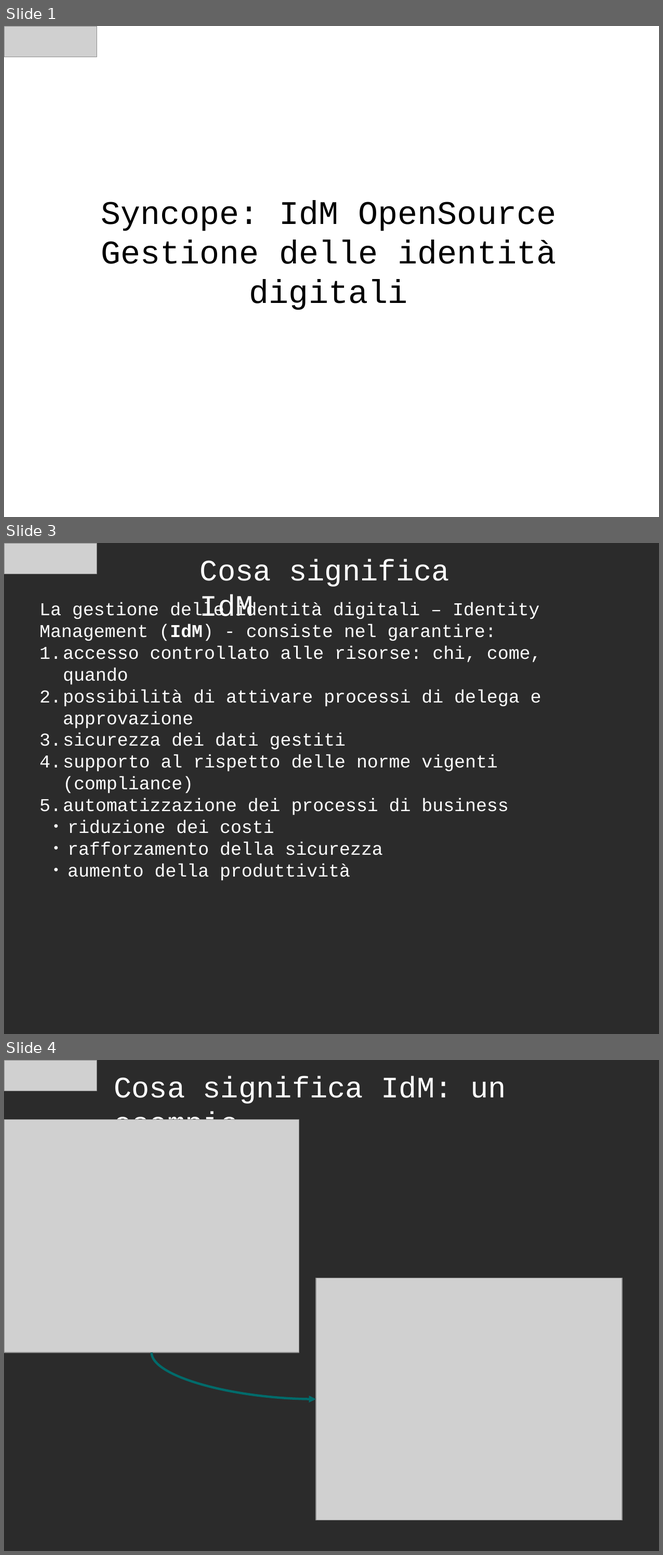
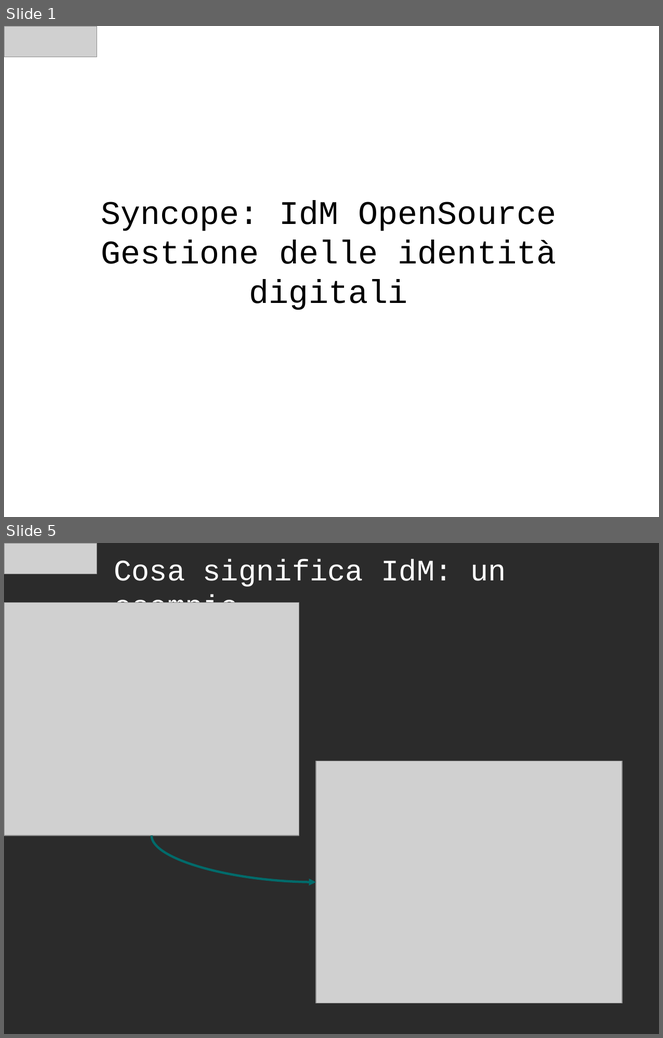
Before and after one commit to ilgrosso/oldSyncopeIdM, a slide deck: docs/Presentation/Syncope OpenSource IdM - it.odp. Shown one above the other, each under a label of ours: slides 1, 3 and 4 before the commit, slides 1 and 5 after it; the slides between them are not shown. The pictures are 663x1555 and 663x1038 pixels, drawn with LibreOffice and Linux fonts; fonts in the diff are those of the drawing; grey boxes stand for pictures; background and template pictures are left out; a plain dark background stands for a picture behind light text. Boxes give left, top, right and bottom in pixels: in the first picture for what was removed or moved away, otherwise in the second. Text is boxed around its words. In the diff, an @@ line names an element or a change of style, - is before the commit and + after.

```diff
--- a/docs/Presentation/Syncope OpenSource IdM - it.odp
+++ b/docs/Presentation/Syncope OpenSource IdM - it.odp
@@ slide 3 removed at box(4, 543, 659, 1034), background picture (left out) @@
@@ picture removed at box(4, 543, 97, 574) @@
@@ text removed at box(200, 559, 450, 624) @@
-Cosa significa IdM
@@ text removed at box(39, 603, 542, 881) @@
-La gestione delle identità digitali – Identity Management (IdM) - consiste nel garantire:
-1. accesso controllato alle risorse: chi, come, quando
-2. possibilità di attivare processi di delega e approvazione
-3. sicurezza dei dati gestiti
-4. supporto al rispetto delle norme vigenti (compliance)
-5. automatizzazione dei processi di business
-  ● riduzione dei costi
-  ● rafforzamento della sicurezza
-  ● aumento della produttività
@@ what was slide 4 is now slide 5 @@
```
Also in this commit, not shown: 6 slides changed, 3 slides added, 1 other slide removed.
